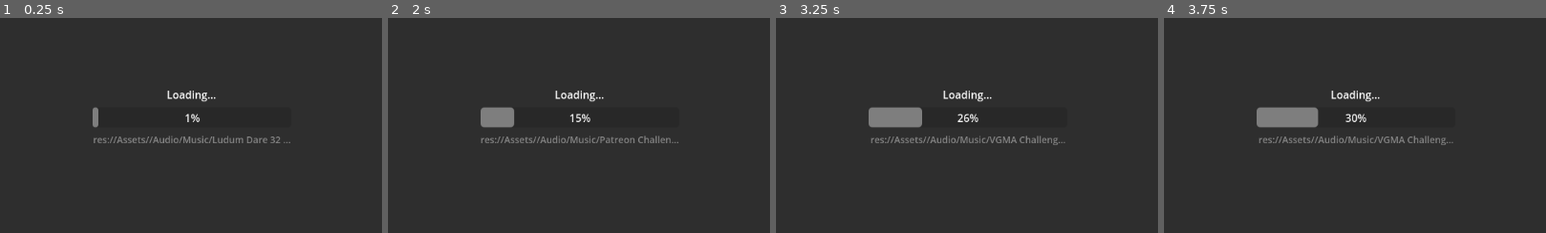
Above: before the commit, frames 1-4 (left to right).
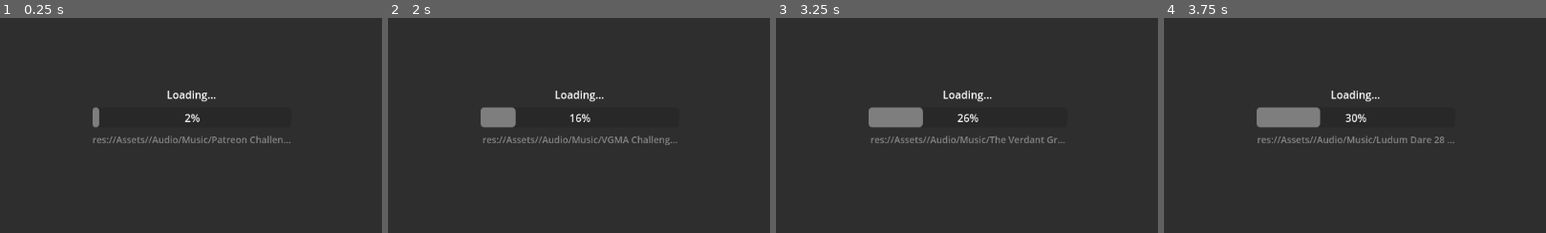
Above: after the commit, the same moments.

Repository: wwwizzarrdry/Game02
Game: Godot game, scene res://Scenes/Main.tscn
The game is run twice, just before and just after one commit, with the same random seed, the same clock (stepped at 60 frames per second) and the same inputs. Before the commit the project starts from res://Scenes/Levels/LoadingScreen/LoadingScreen.tscn.
Inputs:
- Up to frame 1 (0.25 s): no input
- Up to frame 2 (2 s): tap Enter (ui_accept) at 0.5, 0.6, 0.77, 1.07, 1.35, 1.52, 1.82 s; hold Right (move_right) 0.53-1.28 s; hold Down (move_down) from 1.28 s (still down)
- Up to frame 3 (3.25 s): tap Enter (ui_accept) at 2, 2.1, 2.85, 3.02 s; release Down (move_down) at 2.03 s; hold Right (move_right) 2.03-2.78 s; hold Up (move_up) from 2.78 s (still down)
- Up to frame 4 (3.75 s): tap Enter (ui_accept) at 3.32, 3.5, 3.6 s; release Up (move_up) at 3.53 s; hold Left (move_left) from 3.53 s (still down)
The pictures show only the part of the screen within x 25-75%, y 27-77%; the shares and areas given below are measured in that part.

The runs differ from the first frame. In frame 1, 0.7% of the frame differs, in the area x 24-74%, y 41-59%; in frame 2, 1.0%, in the area x 24-76%, y 41-60%; in frame 3, 0.3%; in frame 4, 1.0%.

Commit message:
Fixed pausable scene not working

Diff:
--- a/Scenes/Components/Hud/Hud.tscn
+++ b/Scenes/Components/Hud/Hud.tscn
@@ -17,7 +17,7 @@
 shader_parameter/speed = 2.0
 
 [node name="HUD" type="Control"]
-process_mode = 1
+process_mode = 3
 layout_mode = 3
 anchors_preset = 15
 anchor_right = 1.0
@@ -43,8 +43,8 @@
 anchor_left = 0.5
 anchor_right = 0.5
 offset_left = -55.0
-offset_right = 56.0
-offset_bottom = 26.0
+offset_right = 61.0
+offset_bottom = 38.0
 grow_horizontal = 2
 
 [node name="BoxContainer" type="BoxContainer" parent="Gamepads"]
@@ -52,13 +52,14 @@
 anchors_preset = 5
 anchor_left = 0.5
 anchor_right = 0.5
-offset_left = -39.5
-offset_top = 2.0
-offset_right = 49.5
-offset_bottom = 23.0
+offset_left = -42.5
+offset_top = 7.0
+offset_right = 46.5
+offset_bottom = 33.0
 grow_horizontal = 2
 
 [node name="Gamepad_Icon" type="TextureRect" parent="Gamepads/BoxContainer"]
+custom_minimum_size = Vector2(34, 26)
 layout_mode = 2
 size_flags_horizontal = 0
 texture = ExtResource("1_8b0di")
@@ -91,7 +92,6 @@
 
 [node name="PausedLabel" type="Label" parent="Gamepads"]
 unique_name_in_owner = true
-visible = false
 layout_mode = 1
 anchors_preset = 5
 anchor_left = 0.5
--- a/Scenes/Components/Hud/hud.gd
+++ b/Scenes/Components/Hud/hud.gd
@@ -6,15 +6,12 @@
 func _ready() -> void:
 	Input.joy_connection_changed.connect(_on_joy_connection_changed)
 	connected_gamepads = Input.get_connected_joypads()
-
-	print("HUD loaded. Player Count == " + str(PlayerData.player_count))
-
 	for i in range(connected_gamepads.size()):
 		icons[i].color = Color(0.329, 0.639, 0.337)
 
 func _input(_event):
 	if Input.is_action_just_pressed("pause"):
-		toggle_pause()
+		pause_game(!get_tree().paused)
 
 func pause_game(value):
 	connected_gamepads = Input.get_connected_joypads()
@@ -30,6 +27,7 @@
 func toggle_pause():
 	var is_paused = get_tree().paused
 	connected_gamepads = Input.get_connected_joypads()
+
 	if is_paused:
 		$BG.color = Color(0, 0, 0, 0.0)
 		%PausedLabel.visible = false
--- a/Scenes/Components/TestPlayer/TestPlayer.tscn
+++ b/Scenes/Components/TestPlayer/TestPlayer.tscn
@@ -13,7 +13,7 @@
 
 [sub_resource type="CircleShape2D" id="CircleShape2D_mpxel"]
 
-[node name="Player" type="CharacterBody2D"]
+[node name="Player" type="CharacterBody2D" groups=["player"]]
 script = ExtResource("1_g7upe")
 
 [node name="CollisionShape2D" type="CollisionShape2D" parent="."]
--- a/Scenes/Levels/Level01/Level01.gd
+++ b/Scenes/Levels/Level01/Level01.gd
@@ -1,4 +1,4 @@
-extends Node
+extends CanvasLayer
 
 @onready var player = preload("res://Scenes/Components/TestPlayer/TestPlayer.tscn")
 @onready var spawn1: Marker2D = $Spawn1
@@ -11,11 +11,10 @@
 	player1.name = "Player1"
 	player1.position = spawn1.position
 
-	#var player2 = player.instantiate()
-	#add_child(player2)
-	#player2.name = "Player2"
-	#player2.position = spawn2.position
-	pass
+	var player2 = player.instantiate()
+	add_child(player2)
+	player2.name = "Player2"
+	player2.position = spawn2.position
 
 # Called every frame. 'delta' is the elapsed time since the previous frame.
 func _process(_delta: float) -> void:
--- a/Scenes/Levels/Level01/Level01.tscn
+++ b/Scenes/Levels/Level01/Level01.tscn
@@ -3,7 +3,7 @@
 [ext_resource type="Script" path="res://Scenes/Levels/Level01/Level01.gd" id="2_5l422"]
 [ext_resource type="TileSet" uid="uid://diua6r7w7rt0j" path="res://Scenes/Levels/WorldTileset.tres" id="2_slnuq"]
 
-[node name="Level" type="Node"]
+[node name="Level" type="CanvasLayer"]
 script = ExtResource("2_5l422")
 
 [node name="TileMap" type="TileMap" parent="."]
--- a/Scenes/Levels/LoadingScreen/LoadingScreen.gd
+++ b/Scenes/Levels/LoadingScreen/LoadingScreen.gd
@@ -4,14 +4,14 @@
 @onready var progress_bar: ProgressBar = $PanelContainer/VBoxContainer/ProgressBar
 @onready var logger: Label = $PanelContainer/VBoxContainer/Log
 @onready var continue_btn: Button = $PanelContainer/VBoxContainer/ContinueBtn
-@onready var scene: PackedScene = preload("res://Scenes/Levels/StartScreen/StartScreen.tscn")
 
+var current_scene
 var folder = "res://Assets/"
 var total_resources = []
 var t = 0
 
 func _ready() -> void:
-
+	current_scene = Global.get_tree().get_current_scene()
 	continue_btn.disabled = true
 	continue_btn.hide()
 	title.show()
@@ -73,14 +73,11 @@
 
 func _input(_event: InputEvent) -> void:
 	if progress_bar.value < progress_bar.max_value: return
-	if Input.is_anything_pressed():
-		continue_btn.grab_focus()
+	if Input.is_action_just_pressed("ui_accept"):
 		_on_continue_btn_pressed()
-
-func change_scene():
-	get_tree().change_scene_to_packed(scene)
 
 func _on_continue_btn_pressed() -> void:
 	continue_btn.disabled = true
-	await(get_tree().create_timer(1.0).timeout)
-	call_deferred("change_scene")
+	#Input.set_action_set_active("ui_accept", false)  # Disable the "ui_accept" action
+	set_process_input(false)  # Disable input processing
+	current_scene.load_level()
--- a/Scenes/Levels/StartScreen/start_screen.gd
+++ b/Scenes/Levels/StartScreen/start_screen.gd
@@ -20,10 +20,13 @@
 @onready var player_connected: AudioStreamPlayer2D = $PlayerConnected
 @onready var ready_confirmed: AudioStreamPlayer2D = $ReadyConfirmed
 
+var current_scene
 var gamepads = []
 var players_ready = []
 
 func _ready() -> void:
+	current_scene = Global.get_tree().get_current_scene()
+
 	#Input.connect("joy_connection_changed", _on_joy_connection_changed)
 	Input.joy_connection_changed.connect(_on_joy_connection_changed)
 	gamepads = Input.get_connected_joypads()
@@ -203,11 +206,11 @@
 		toggle_pulsing(player2_label, true)
 
 func start_game():
+	set_process_input(false)  # Disable input processing
 	PlayerData.player_count = players_ready.size()
 	print("player count: " + str(PlayerData.player_count))
 	ready_confirmed.play()
-	await get_tree().create_timer(1.0).timeout
-	get_tree().change_scene_to_file("res://Scenes/Main.tscn")
+	current_scene.load_level()
 
 func toggle_pulsing(node, is_pulsing: bool) -> void:
 	node.get_material().set_shader_parameter("is_pulsing", is_pulsing)
--- a/Scenes/Main.gd
+++ b/Scenes/Main.gd
@@ -1,27 +1,30 @@
 extends Node
 
-@onready var player = preload("res://Scenes/Components/TestPlayer/TestPlayer.tscn")
-@onready var world_camera: Camera2D = $WorldCamera
+@onready var main_hud: PackedScene = preload("res://Scenes/Components/Hud/Hud.tscn")
+@onready var main_camera: PackedScene = preload("res://Scenes/Components/WorldCamera/WorldCamera.tscn")
 
-var Level
+var hud
+var world_camera
 var camera_targets = []
 var debug = false
 
+var Level = false
 var level_index = 0
-var levels = ["res://Scenes/Levels/Level01/Level01.tscn"]
-
+var levels = [
+	"res://Scenes/Levels/LoadingScreen/LoadingScreen.tscn",
+	"res://Scenes/Levels/StartScreen/StartScreen.tscn",
+	"res://Scenes/Levels/Level01/Level01.tscn"
+]
 
 func _ready() -> void:
-	print("Main loaded. Player Count == " + str(PlayerData.player_count))
 	load_level()
-	get_camera_targets()
-	set_camera_limits()
-	%HUD.move_to_front()
 
 func _process(_delta: float) -> void:
 	pass
 
 func _input(event):
+	if level_index < 2: return
+
 	if event.is_action_pressed("ui_focus_next"):
 		debug = !debug
 
@@ -36,21 +39,10 @@
 	Level.draw_circle(world_camera.position, 10, Color.CORAL)
 	Level.draw_rect(cam_rect, Color.CORAL, false, 4.0)
 
-func spawn_players():
-	#var player1 = player.instantiate()
-	#add_child(player1)
-	#player1.name = "Player1"
-	#player1.postion = spawn1.position
-
-	#var player2 = player.instantiate()
-	#add_child(player2)
-	#player2.name = "Player2"
-	#player2.position = spawn2.position
-	pass
-
 func get_camera_targets():
 	# Get camera targets
 	var player_nodes = Global.get_nodes_in_branch_group(Level, "player")
+	print("camera targets: ", player_nodes)
 	for p in player_nodes:
 		world_camera.add_target(p)
 
@@ -61,16 +53,43 @@
 	world_camera.limit_left = r.position.x * tile_map.tile_set.tile_size.x
 	world_camera.limit_right = r.end.x * tile_map.tile_set.tile_size.x
 	world_camera.limit_bottom = r.end.y * tile_map.tile_set.tile_size.y
-	pass
 
 func load_level():
 	if level_index < levels.size():
+
+		if Level:
+			var current_level = get_node("Level")
+			# Remove the current level from the scene tree
+			remove_child(current_level)
+			# Free the resources used by the current level
+			current_level.queue_free()
+
 		var level_path = levels[level_index]
 		var level_resource = load(level_path)  # Load the scene resource
 		var level_instance = level_resource.instantiate()  # Create an instance of the scene
 		add_child(level_instance)  # Add the instance to the current scene
 		level_instance.name = "Level" #"Level_" + str(level_index)
+		Level = level_instance
+		level_loaded(level_index, Level)
 		level_index += 1
-		Level = get_node("Level")
 	else:
 		print("All levels loaded!")
+
+func level_loaded(index, instance):
+	print("Level " + str(index) + " loaded. ", instance)
+
+	if index >= 2:
+		# Create HUD
+		hud = main_hud.instantiate()
+		add_child(hud)
+		hud.name = "HUD"
+
+		# Create World Camera
+		world_camera = main_camera.instantiate()
+		add_child(world_camera)
+		world_camera.name = "WorldCamera"
+
+		get_camera_targets()
+		set_camera_limits()
+
+		#%HUD.move_to_front()
--- a/Scenes/Main.tscn
+++ b/Scenes/Main.tscn
@@ -1,16 +1,6 @@
-[gd_scene load_steps=4 format=3 uid="uid://sje25mt2k15s"]
+[gd_scene load_steps=2 format=3 uid="uid://sje25mt2k15s"]
 
 [ext_resource type="Script" path="res://Scenes/main.gd" id="1_2qqrh"]
-[ext_resource type="PackedScene" uid="uid://bdot2u8w1qo2k" path="res://Scenes/Components/Hud/Hud.tscn" id="1_da2g7"]
-[ext_resource type="PackedScene" uid="uid://duqq3amqe8n28" path="res://Scenes/Components/WorldCamera/WorldCamera.tscn" id="2_127x7"]
 
 [node name="Main" type="Node"]
 script = ExtResource("1_2qqrh")
-
-[node name="HUD" parent="." instance=ExtResource("1_da2g7")]
-unique_name_in_owner = true
-process_mode = 3
-show_behind_parent = true
-top_level = true
-
-[node name="WorldCamera" parent="." instance=ExtResource("2_127x7")]
--- a/project.godot
+++ b/project.godot
@@ -11,7 +11,7 @@
 [application]
 
 config/name="Game02"
-run/main_scene="res://Scenes/Levels/LoadingScreen/LoadingScreen.tscn"
+run/main_scene="res://Scenes/Main.tscn"
 config/features=PackedStringArray("4.2", "Forward Plus")
 config/icon="res://icon.svg"
 
@@ -38,6 +38,15 @@
 
 [input]
 
+ui_accept={
+"deadzone": 0.5,
+"events": [Object(InputEventKey,"resource_local_to_scene":false,"resource_name":"","device":0,"window_id":0,"alt_pressed":false,"shift_pressed":false,"ctrl_pressed":false,"meta_pressed":false,"pressed":false,"keycode":4194309,"physical_keycode":0,"key_label":0,"unicode":0,"echo":false,"script":null)
+, Object(InputEventKey,"resource_local_to_scene":false,"resource_name":"","device":0,"window_id":0,"alt_pressed":false,"shift_pressed":false,"ctrl_pressed":false,"meta_pressed":false,"pressed":false,"keycode":4194310,"physical_keycode":0,"key_label":0,"unicode":0,"echo":false,"script":null)
+, Object(InputEventKey,"resource_local_to_scene":false,"resource_name":"","device":0,"window_id":0,"alt_pressed":false,"shift_pressed":false,"ctrl_pressed":false,"meta_pressed":false,"pressed":false,"keycode":32,"physical_keycode":0,"key_label":0,"unicode":32,"echo":false,"script":null)
+, Object(InputEventJoypadButton,"resource_local_to_scene":false,"resource_name":"","device":-1,"button_index":6,"pressure":0.0,"pressed":true,"script":null)
+, Object(InputEventJoypadButton,"resource_local_to_scene":false,"resource_name":"","device":-1,"button_index":0,"pressure":0.0,"pressed":true,"script":null)
+]
+}
 move_left={
 "deadzone": 0.3,
 "events": [Object(InputEventJoypadMotion,"resource_local_to_scene":false,"resource_name":"","device":-1,"axis":0,"axis_value":-1.0,"script":null)
